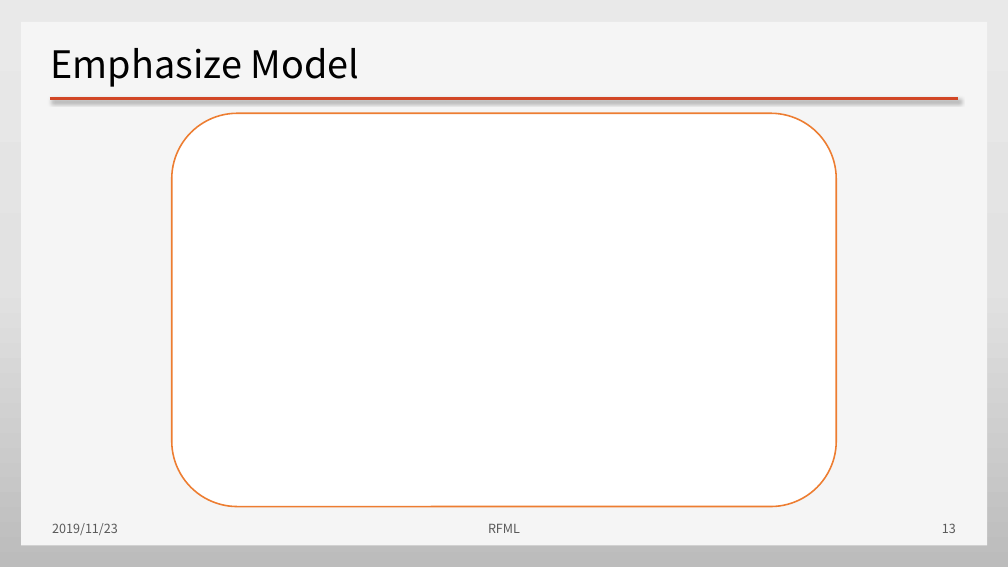
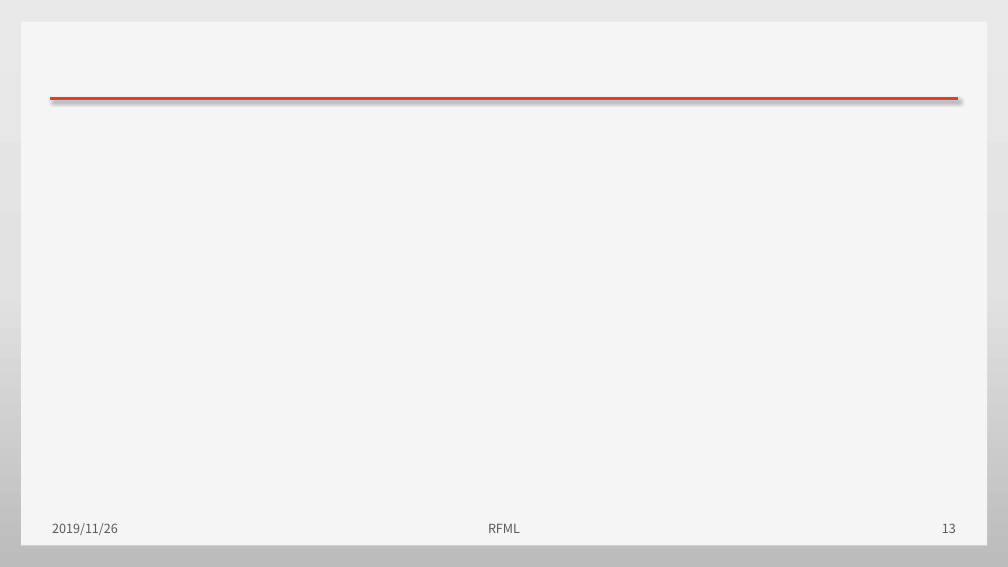
Before and after one commit to HAL-42/RFML, a slide deck: slide 13 of doc/RFML_1109.pptx. Drawn at 1008x567 pixels with LibreOffice and Linux fonts; fonts in the diff are those of the drawing; background and template pictures are left out. Boxes give left, top, right and bottom in pixels: in the first picture for what was removed or moved away, otherwise in the second. Text is boxed around its words. In the diff, an @@ line names an element or a change of style, - is before the commit and + after.

```diff
--- a/doc/RFML_1109.pptx
+++ b/doc/RFML_1109.pptx
@@ title removed at (x1=51, y1=48, x2=360, y2=87) @@
-Emphasize Model
@@ rounded rectangle removed at (x1=172, y1=113, x2=836, y2=507) @@
@@ text at (x1=52, y1=523, x2=118, y2=535): text changed @@
-2019/11/23
+2019/11/26
```
Also in this commit, not shown: 13 other slides changed, 1 other file.
